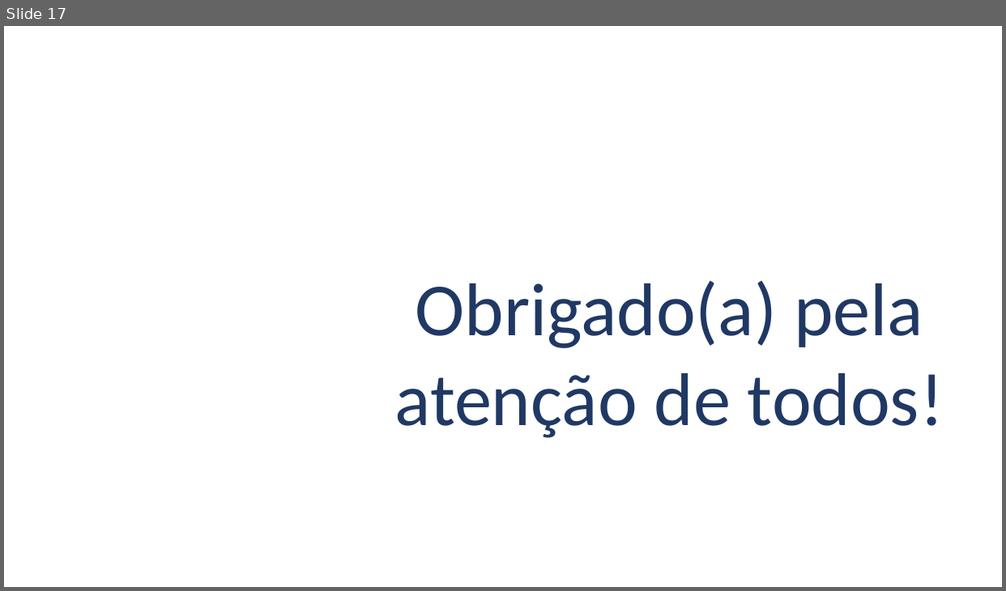
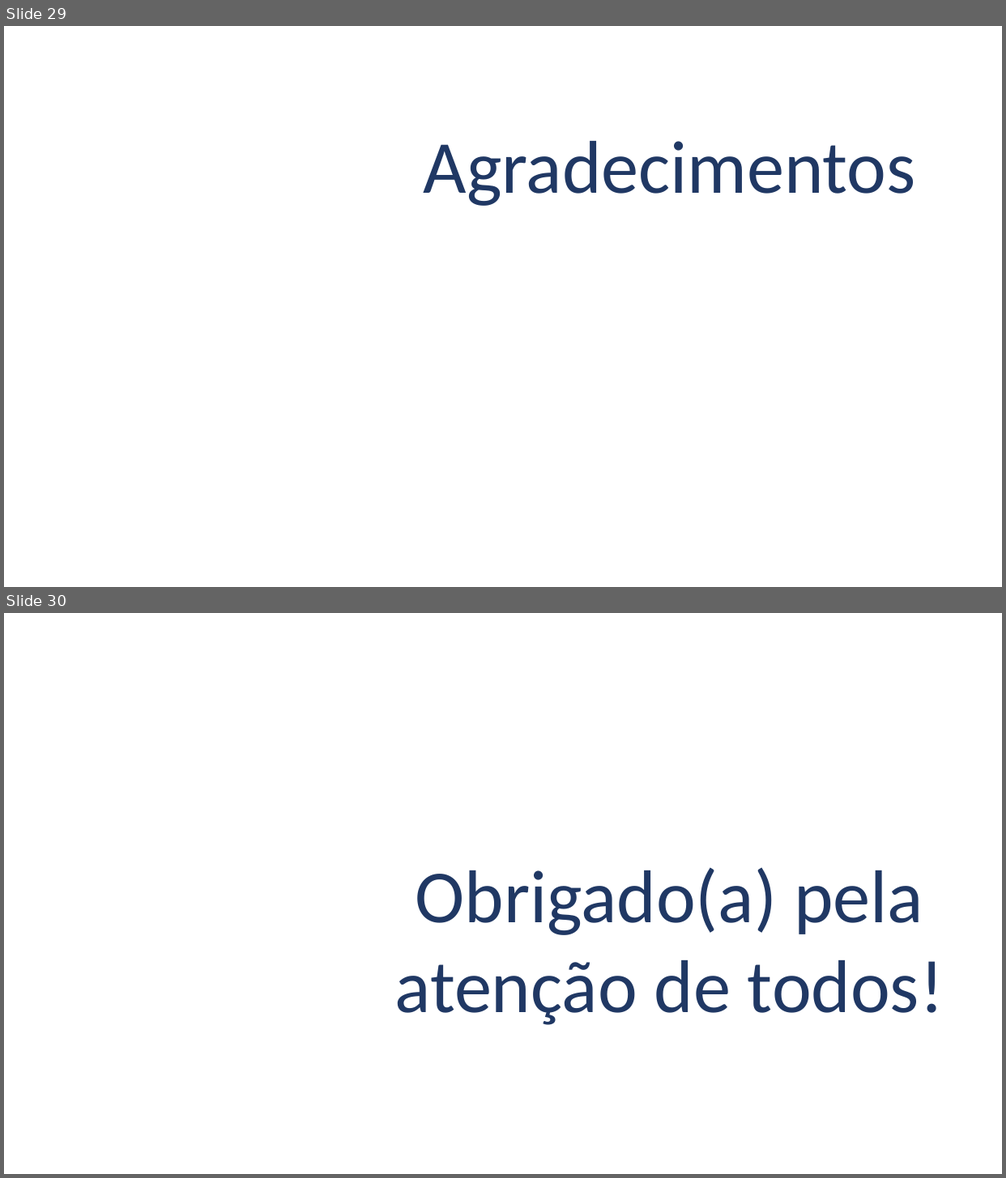
Before and after one commit to ewertonoliveira-dev/Projeto-Volt-Solar, a slide deck: ApresentaçãoPPT.pptx. Shown one above the other, each under a label of ours: slide 17 before the commit, slides 29 and 30 after it. The pictures are 1006x591 and 1006x1178 pixels, drawn with LibreOffice and Linux fonts; fonts in the diff are those of the drawing; background and template pictures are left out. Boxes give left, top, right and bottom in pixels: in the first picture for what was removed or moved away, otherwise in the second. Text is boxed around its words. In the diff, an @@ line names an element or a change of style, - is before the commit and + after.

```diff
--- a/ApresentaçãoPPT.pptx
+++ b/ApresentaçãoPPT.pptx
@@ slide 29 added at (4,26,1002,587), background picture (left out) @@
@@ freeform shape added at (4,26,735,587), fill #FFFFFF at 67% opacity @@
@@ freeform shape added at (70,26,1002,587), fill #FFFFFF at 70% opacity @@
@@ text added at (424,141,916,206), 72 pt, text #203864 @@
+Agradecimentos
@@ freeform shape added at (4,180,153,463), fill #FFFFFF at 70% opacity @@
@@ what was slide 17 is now slide 30 @@
```
Also in this commit, not shown: 3 slides changed, 13 other slides added, 1 slide removed.
